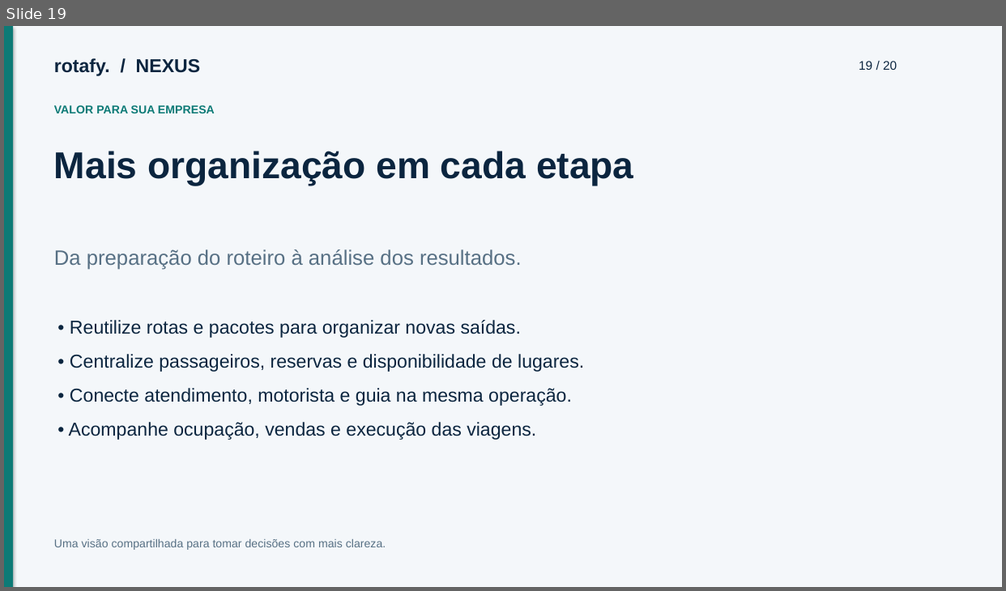
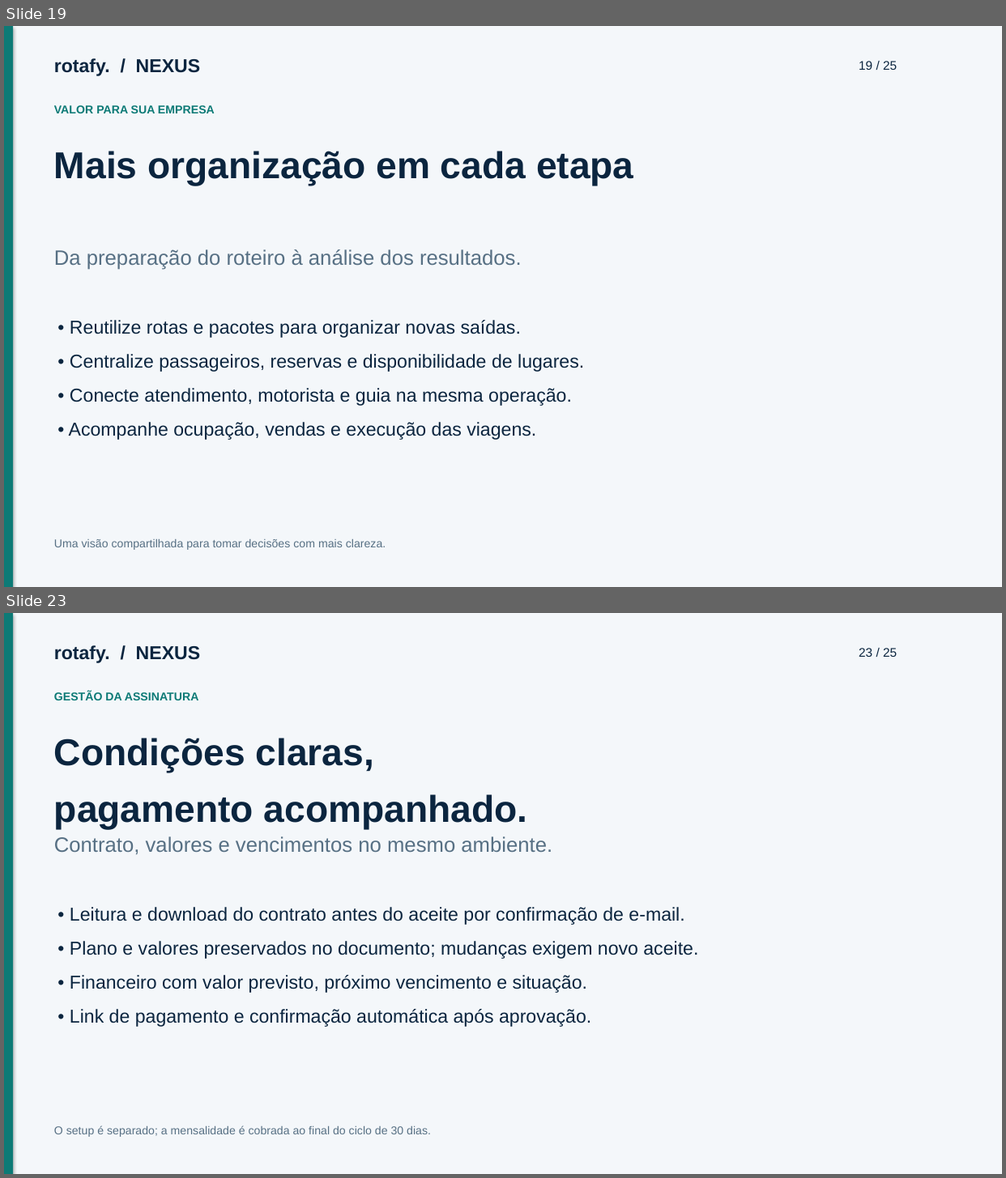
Before and after one commit to cfartes/rotafy, a slide deck: frontend/public/documentacao/apresentacao.pptx. Shown one above the other, each under a label of ours: slide 19 before the commit, slides 19 and 23 after it; the slides between them are not shown. The pictures are 1006x591 and 1006x1178 pixels, drawn with LibreOffice and Linux fonts; fonts in the diff are those of the drawing. Boxes give left, top, right and bottom in pixels: in the first picture for what was removed or moved away, otherwise in the second. Text is boxed around its words. In the diff, an @@ line names an element or a change of style, - is before the commit and + after.

```diff
--- a/frontend/public/documentacao/apresentacao.pptx
+++ b/frontend/public/documentacao/apresentacao.pptx
@@ slide 23 added at [4, 613, 1002, 1174], background #F4F7FA @@
@@ rectangle added at [4, 613, 13, 1174], fill #0C7A76 @@
@@ text added at [54, 645, 201, 663], 18 pt, text #0B253F, bold @@
+rotafy. / NEXUS
@@ text added at [859, 648, 897, 657], 12 pt, text #0B253F @@
+23 / 25
@@ text added at [54, 692, 199, 700], 11 pt, text #0C7A76, bold @@
+GESTÃO DA ASSINATURA
@@ text added at [54, 738, 528, 829], 36 pt, text #0B253F, bold @@
+Condições claras,
+pagamento acompanhado.
@@ text added at [54, 837, 552, 855], 20 pt, text #577084 @@
+Contrato, valores e vencimentos no mesmo ambiente.
@@ text added at [70, 907, 698, 1027], 18 pt, text #0B253F @@
+• Leitura e download do contrato antes do aceite por confirmação de e-mail.
+• Plano e valores preservados no documento; mudanças exigem novo aceite.
+• Financeiro com valor previsto, próximo vencimento e situação.
+• Link de pagamento e confirmação automática após aprovação.
@@ text added at [54, 1126, 431, 1137], 11 pt, text #577084 @@
+O setup é separado; a mensalidade é cobrada ao final do ciclo de 30 dias.
@@ slide 19 changed as well @@
@@ text at [859, 61, 897, 70]: text changed @@
-19 / 20
+19 / 25
```
Also in this commit, not shown: 19 other slides changed, 4 other slides added, 21 other files.
